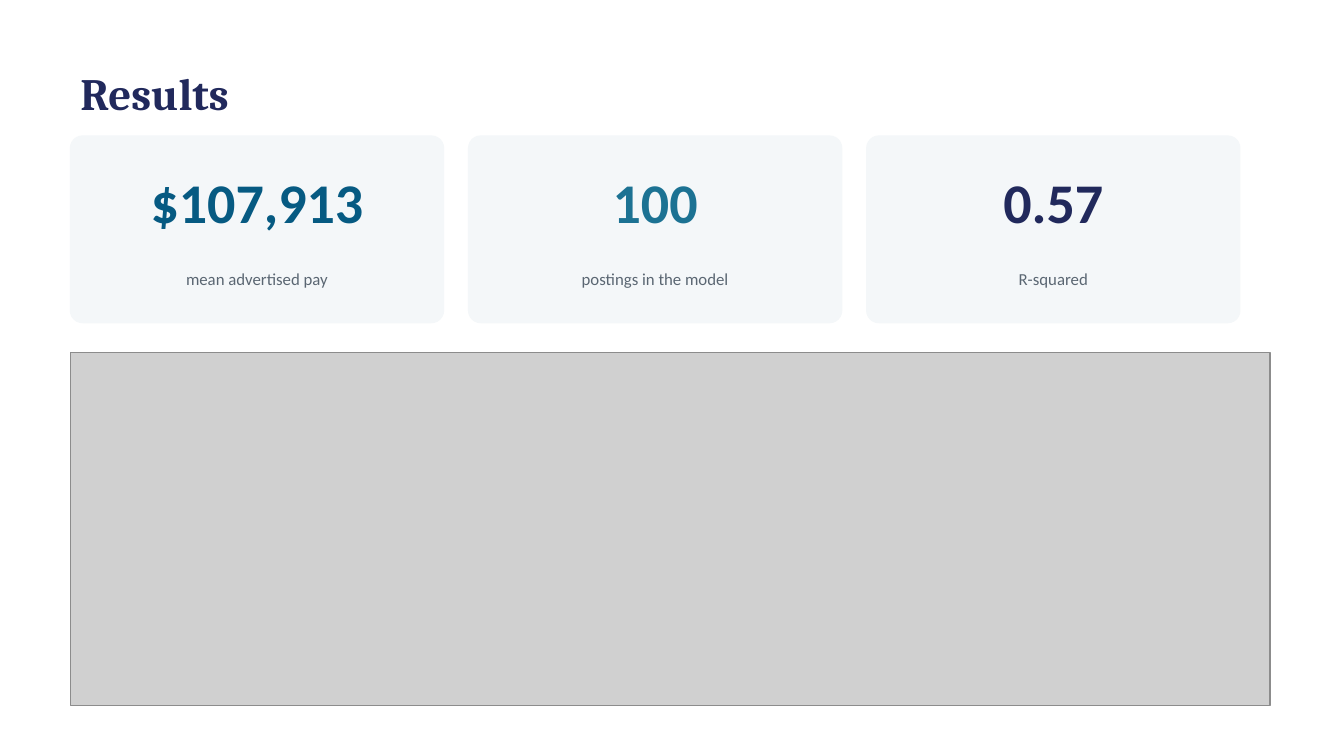
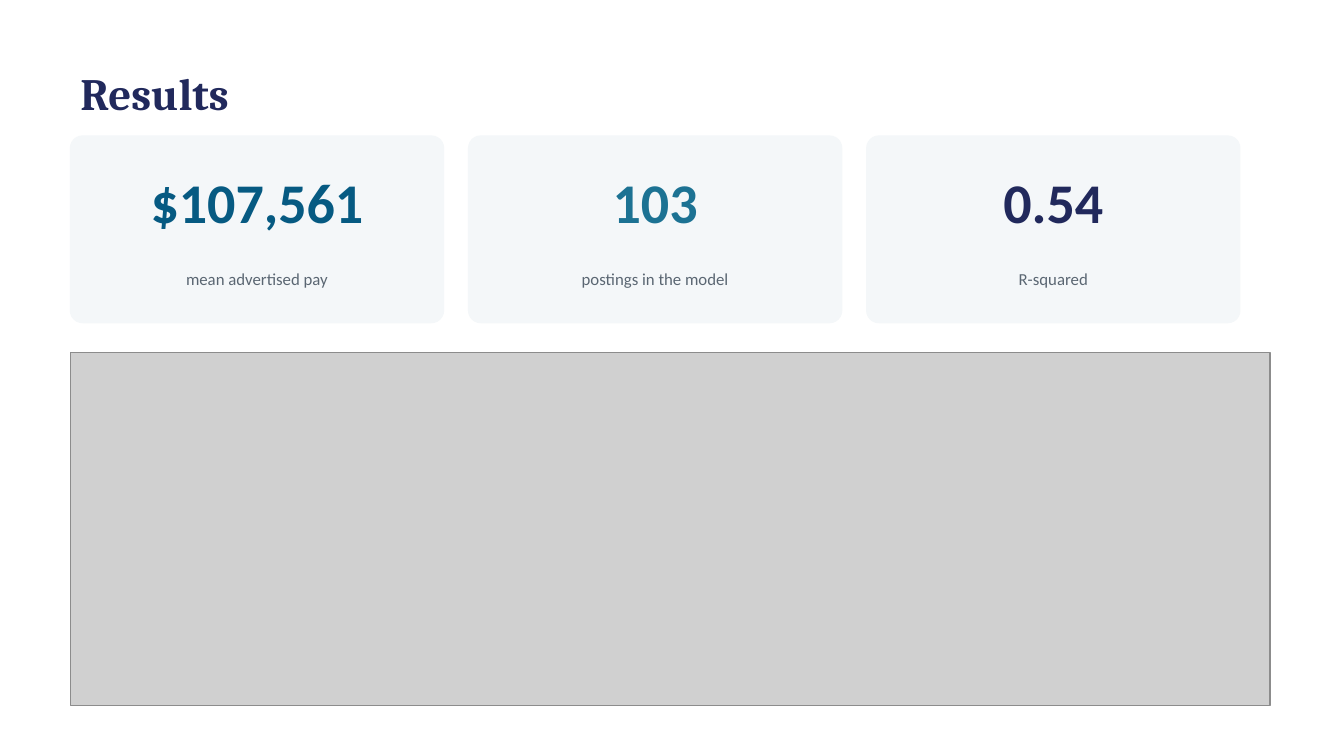
Before and after one commit to hendeal-cyber/Modern-Labor-Market-Data-Submission, a slide deck: slide 6 of paper/presentation.pptx. Drawn at 1344x756 pixels with LibreOffice and Linux fonts; fonts in the diff are those of the drawing; grey boxes stand for pictures. Boxes give left, top, right and bottom in pixels: in the first picture for what was removed or moved away, otherwise in the second. Text is boxed around its words. In the diff, an @@ line names an element or a change of style, - is before the commit and + after.

```diff
--- a/paper/presentation.pptx
+++ b/paper/presentation.pptx
@@ text at (x1=151, y1=184, x2=364, y2=231): text changed @@
-$107,913
+$107,561
@@ text at (x1=613, y1=186, x2=698, y2=224): text changed @@
-100
+103
@@ text at (x1=1003, y1=186, x2=1103, y2=224): text changed @@
-0.57
+0.54
```
Also in this commit, not shown: 1 other slide changed, 10 other files.
